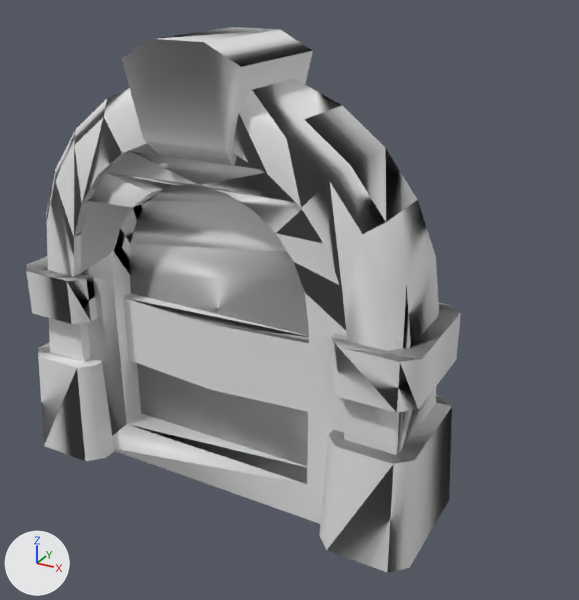
Before and after pictures for a commit that changed the FBX model res/Models/DungeonKit/gate-door.fbx.
Both versions are drawn from a 50 mm camera at (3.97, -5.99, 5.07) aimed at (0.18, 0.91, 1.62). The lights are fixed; the arrows at lower left show +X, +Y and +Z. The older version comes first. Materials are left out; every surface is plain grey. Where no turn or scale is listed for an object, it has been applied to the vertices.

Names of what the first picture shows: 'door', 'gate-door'.
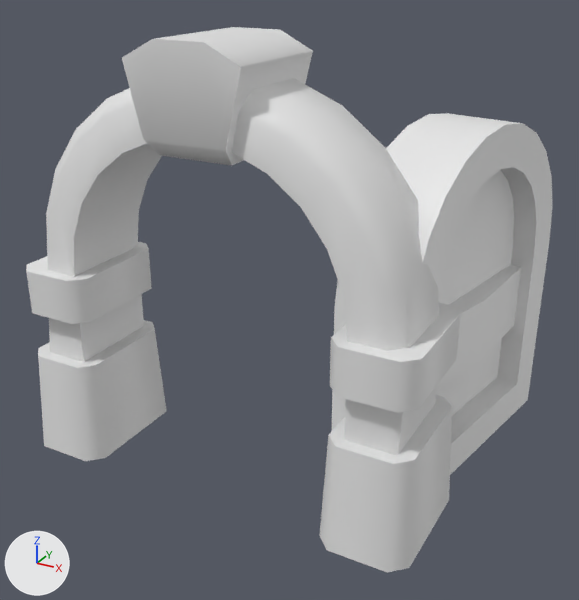
Where the newer file only moved an object's origin or applied its transform, the numbers keep the older frame.

Patch to the scene script:
```diff
--- a/res/Models/DungeonKit/gate-door.fbx.py
+++ b/res/Models/DungeonKit/gate-door.fbx.py
@@ me_scene @@
 # used by ob_gate_door; location = (0.0, 0.0, 0.0); rotation_euler = (1.571, 0.0, 0.0), in degrees (90, 0, 0); scale = (0.01, 0.01, 0.01)
-me_scene.from_pydata(...)  # 162 vertices, 296 faces; spans x -220.0..220.0, y 0.0..440.0, z -70.0..70.0
+me_scene.from_pydata(...)  # 162 vertices, 296 faces; spans x -220.0..220.0, y -70.0..70.0, z -440.0..0.0
+# me_scene part 2: the whole mesh is turned -90 degrees about the x axis through the mesh origin
@@ me_scene_001 @@
 # used by ob_door; location = (1.5, 0.0, 0.0)
-me_scene_001.from_pydata(...)  # 110 vertices, 196 faces; spans x -3.0..0.0, y -0.4..0.4, z 0.0..3.6
+me_scene_001.from_pydata(...)  # 110 vertices, 196 faces; spans x -0.39..0.91, y -0.07..3.02, z 0.0..3.6
+# me_scene_001 part 1: the whole mesh is turned -100 degrees about the z axis through the mesh origin
@@ ob_gate_door @@
 ob_gate_door.location = (0.0, 0.0, 0.0)
-ob_gate_door.rotation_euler = (1.571, 0.0, 0.0)  # degrees (90, 0, 0)
+ob_gate_door.rotation_euler = (-3.142, 0.0, 0.0)  # degrees (-180, 0, 0)
 ob_gate_door.scale = (0.01, 0.01, 0.01)
```

Where the change shows, as pixel boxes [x1, y1, x2, y2] in the pictures (579 x 600 px; the box of a moved part takes in the faces that stretch with it):
'door', moved, turned
    before: [81, 144, 347, 524]
    after: [331, 113, 553, 475]
part 2 of me_scene, moved or reshaped
    both: [26, 27, 461, 573]
